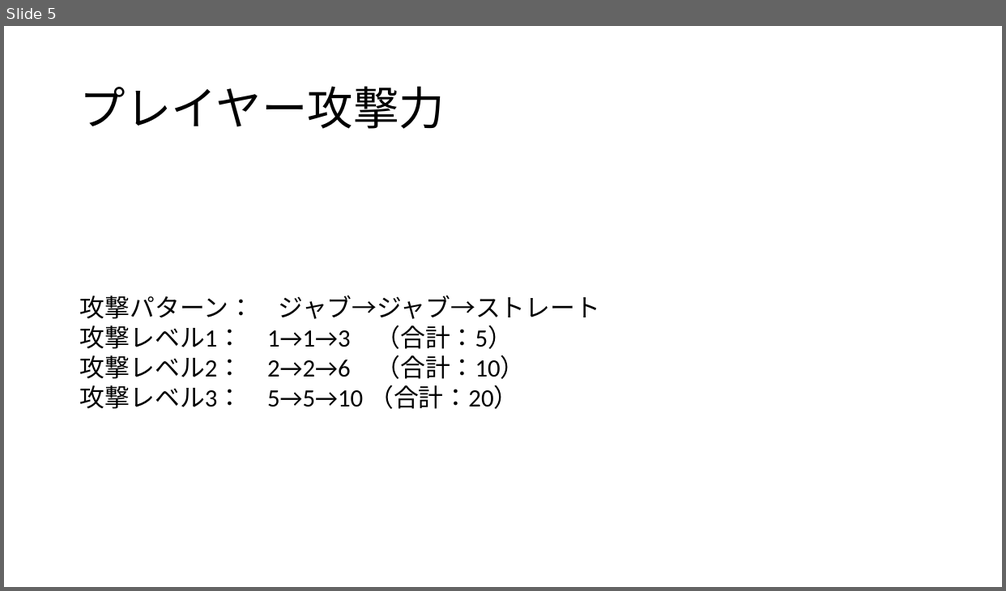
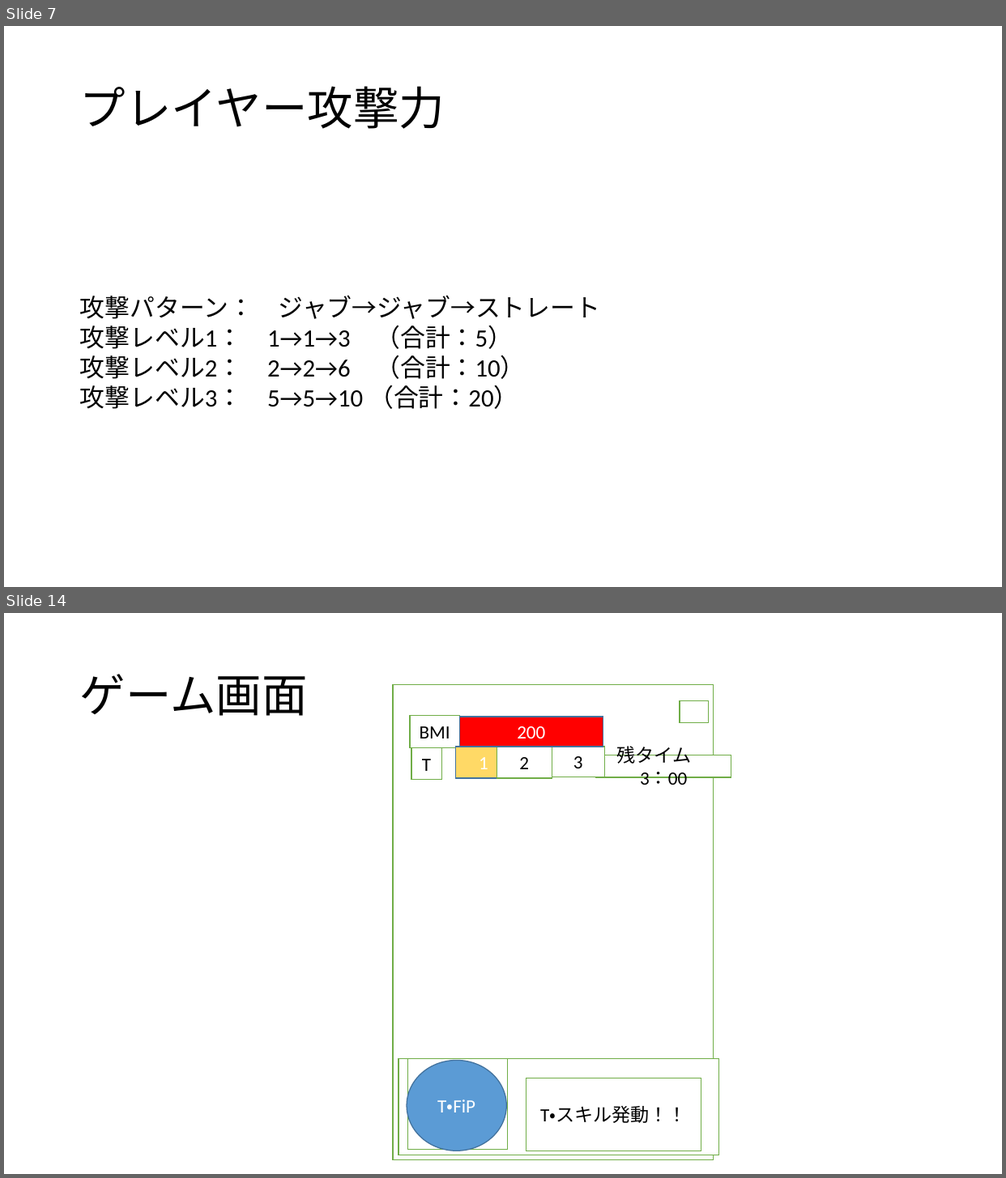
Before and after one commit to yuusei1113k/FatmanHerosTmp, a slide deck: システム詳細.pptx. Shown one above the other, each under a label of ours: slide 5 before the commit, slides 7 and 14 after it; the slides between them are not shown. The pictures are 1006x591 and 1006x1178 pixels, drawn with LibreOffice and Linux fonts; fonts in the diff are those of the drawing. Boxes give left, top, right and bottom in pixels: in the first picture for what was removed or moved away, otherwise in the second. Text is boxed around its words. In the diff, an @@ line names an element or a change of style, - is before the commit and + after.

```diff
--- a/システム詳細.pptx
+++ b/システム詳細.pptx
@@ slide 14 added at (x1=4, y1=613, x2=1002, y2=1174), background #FFFFFF @@
@@ title added at (x1=80, y1=674, x2=308, y2=716), 44 pt, text #000000 @@
+ゲーム画面
@@ rectangle added at (x1=394, y1=685, x2=714, y2=1161), fill #FFFFFF, outline #70AD47 1 pt @@
@@ rectangle added at (x1=680, y1=700, x2=710, y2=723), fill #FFFFFF, outline #70AD47 1 pt @@
@@ rectangle added at (x1=410, y1=716, x2=460, y2=748), fill #FFFFFF, outline #70AD47 1 pt, 18 pt, text #000000 @@
+BMI
@@ rectangle added at (x1=460, y1=717, x2=603, y2=747), fill #FF0000, outline #43739E 1 pt, 18 pt, text #FFFFFF @@
+200
@@ rectangle added at (x1=411, y1=747, x2=441, y2=779), fill #FFFFFF, outline #70AD47 1 pt, 18 pt, text #000000 @@
+T
@@ rectangle added at (x1=455, y1=747, x2=512, y2=778), fill #FFD966, outline #43739E 1 pt, 18 pt, text #FFFFFF @@
+1
@@ rectangle added at (x1=496, y1=747, x2=552, y2=778), fill #FFFFFF, outline #70AD47 1 pt, 18 pt, text #000000 @@
+2
@@ rectangle added at (x1=552, y1=747, x2=604, y2=777), fill #FFFFFF, outline #70AD47 1 pt, 18 pt, text #000000 @@
+3
@@ rectangle added at (x1=596, y1=756, x2=731, y2=777), fill #FFFFFF, outline #70AD47 1 pt, 18 pt, text #000000 @@
+残タイム 3：00
@@ rectangle added at (x1=398, y1=1059, x2=719, y2=1155), fill #FFFFFF, outline #70AD47 1 pt @@
@@ ellipse added at (x1=407, y1=1061, x2=506, y2=1152), fill #5B9BD5, outline #43739E 1 pt, 18 pt, text #FFFFFF @@
+T・FiP
@@ rectangle added at (x1=407, y1=1059, x2=507, y2=1150), fill #FFFFFF, outline #70AD47 1 pt @@
@@ rectangle added at (x1=526, y1=1079, x2=701, y2=1152), fill #FFFFFF, outline #70AD47 1 pt, 18 pt, text #000000 @@
+T・スキル発動！！
@@ what was slide 5 is now slide 7 @@
```
Also in this commit, not shown: 7 slides changed, 6 other slides added.
